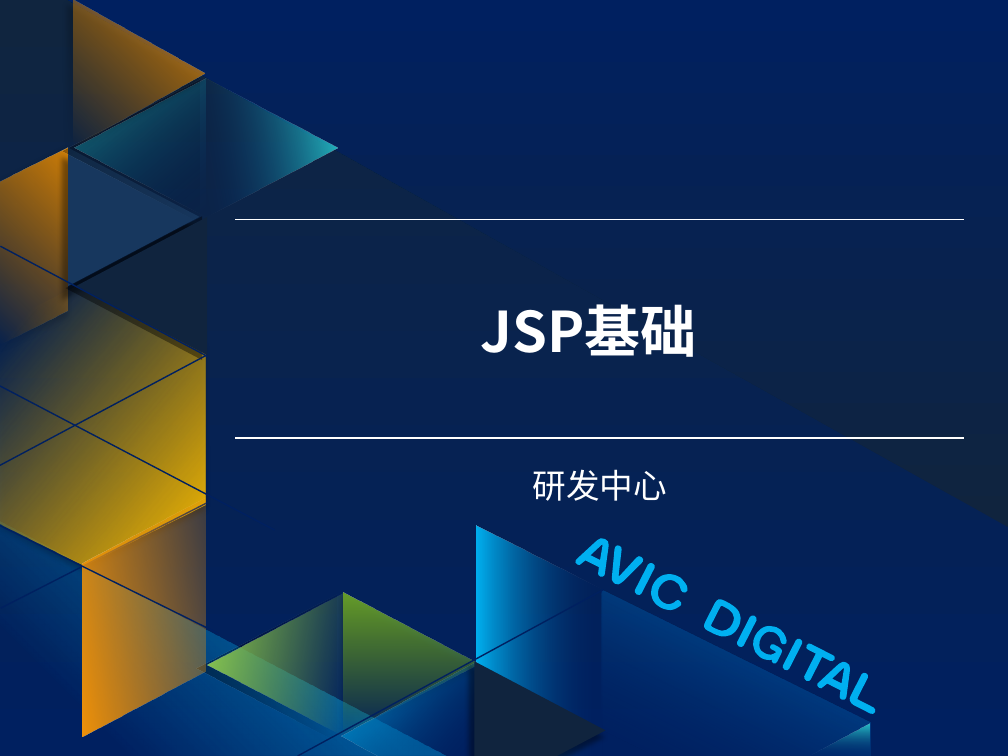
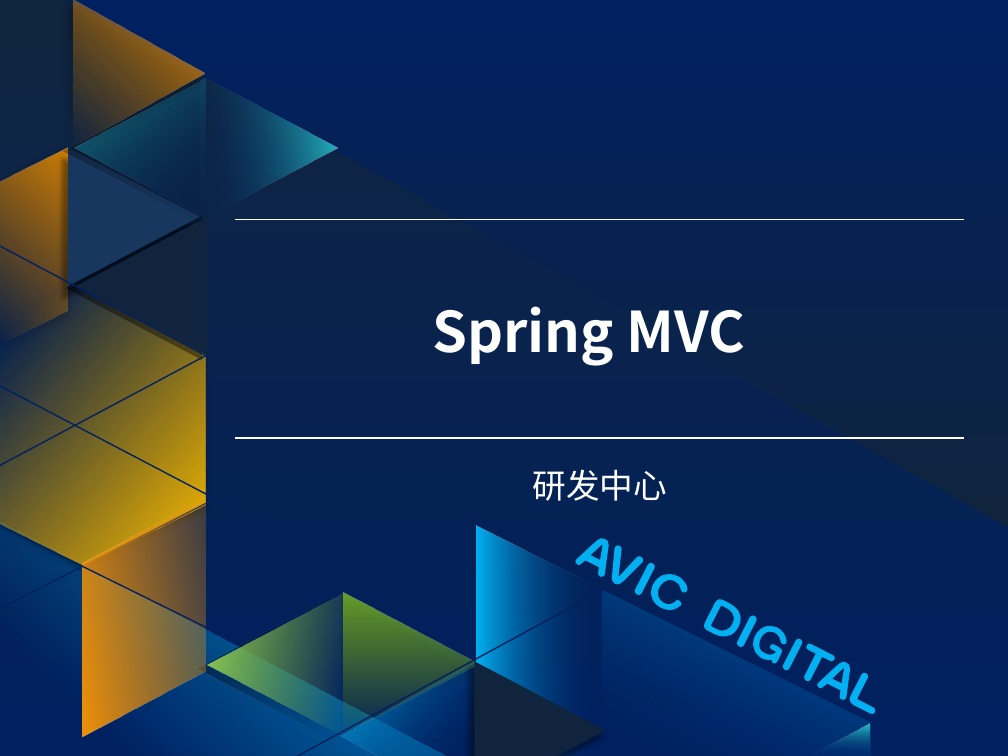
Before and after one commit to guofengzh/java-way, a slide deck: slide 1 of spring/docs/05-spring-mvc.pptx. Drawn at 1008x756 pixels with LibreOffice and Linux fonts; fonts in the diff are those of the drawing; background and template pictures are left out. Boxes give left, top, right and bottom in pixels: in the first picture for what was removed or moved away, otherwise in the second. Text is boxed around its words. In the diff, an @@ line names an element or a change of style, - is before the commit and + after.

```diff
--- a/spring/docs/05-spring-mvc.pptx
+++ b/spring/docs/05-spring-mvc.pptx
@@ title at (432,306,745,366): text changed @@
-JSP基础
+Spring MVC
```
Also in this commit, not shown: 1 other file.
